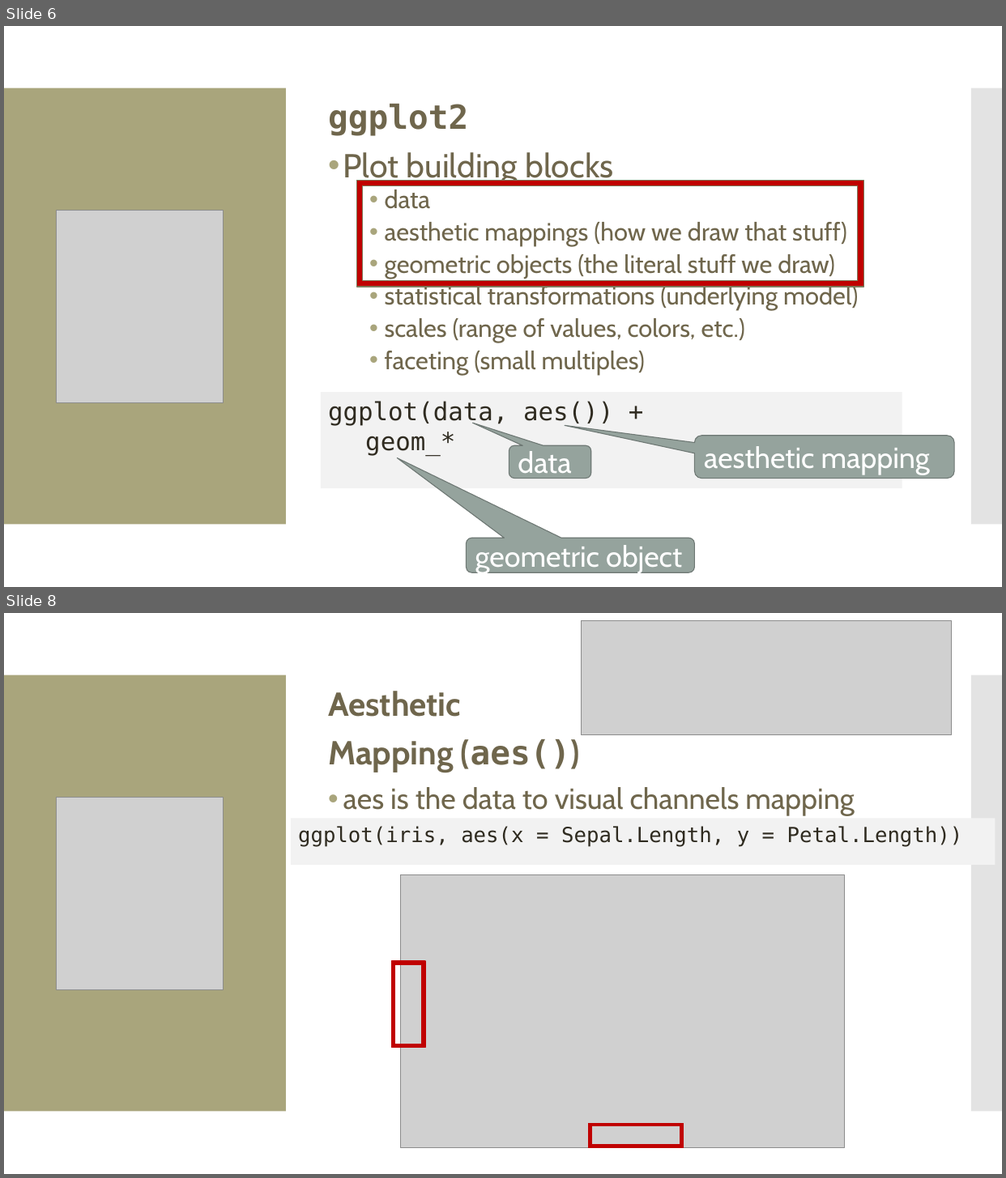
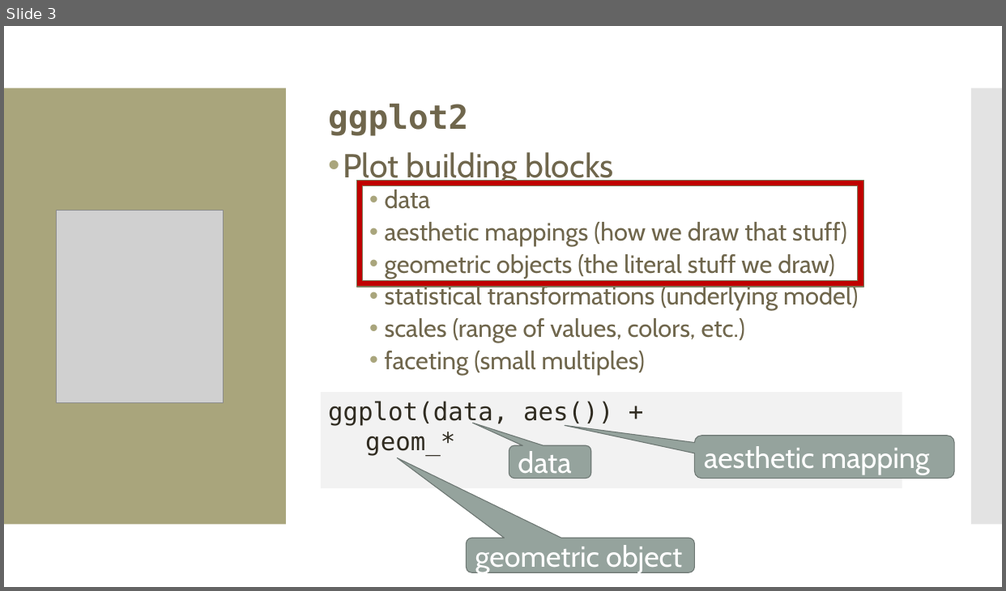
Before and after one commit to amosca01/Intro-DS-F23, a slide deck: slides/07-grammar-of-graphics-color.pptx. Shown one above the other, each under a label of ours: slides 6 and 8 before the commit, slide 3 after it; the slides between them are not shown. The pictures are 1006x1178 and 1006x591 pixels, drawn with LibreOffice and Linux fonts; fonts in the diff are those of the drawing; grey boxes stand for pictures. Boxes give left, top, right and bottom in pixels: in the first picture for what was removed or moved away, otherwise in the second. Text is boxed around its words. In the diff, an @@ line names an element or a change of style, - is before the commit and + after.

```diff
--- a/slides/07-grammar-of-graphics-color.pptx
+++ b/slides/07-grammar-of-graphics-color.pptx
@@ slide 8 removed at <box>4,613,1002,1174</box>, background #FFFFFF; not listed: 2 template elements that a slide beside it also shows @@
@@ picture removed at <box>582,620,952,735</box> @@
@@ text removed at <box>328,691,854,816</box> @@
-Aesthetic
-Mapping (aes())
-• aes is the data to visual channels mapping
@@ picture removed at <box>57,797,223,990</box> @@
@@ rectangle removed at <box>291,818,995,865</box> @@
-ggplot(iris, aes(x = Sepal.Length, y = Petal.Length))
@@ picture removed at <box>401,875,845,1148</box> @@
@@ frame removed at <box>392,961,425,1047</box> @@
@@ frame removed at <box>589,1123,684,1148</box> @@
@@ what was slide 6 is now slide 3 @@
```
Also in this commit, not shown: 3 slides changed, 20 slides added, 4 other slides removed, 4 other files.
